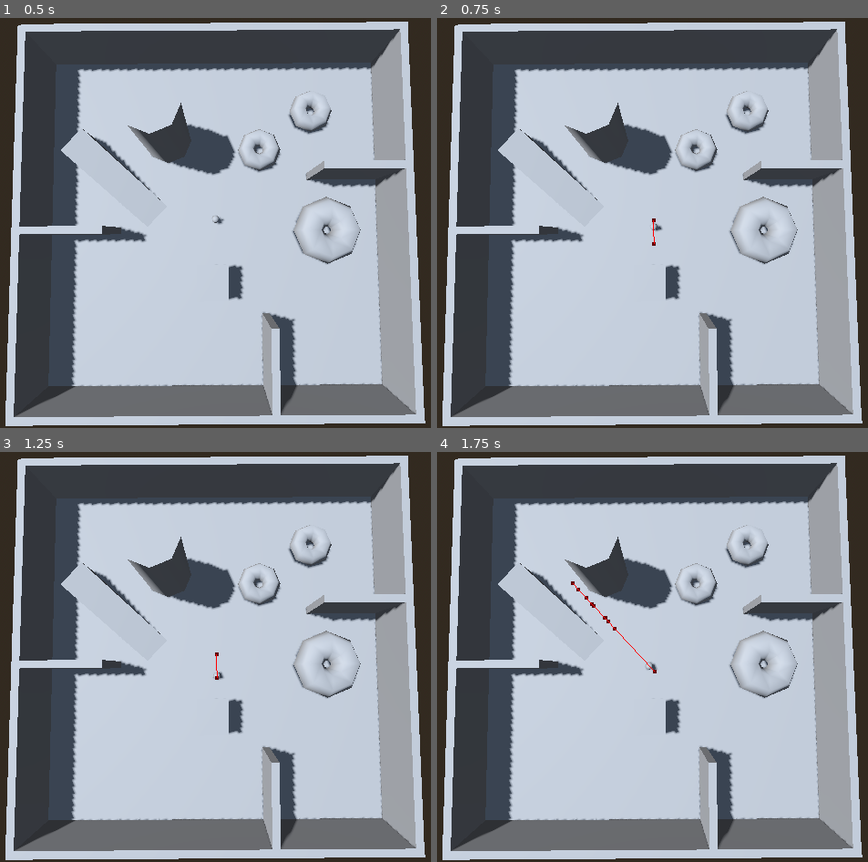
Above: before the commit, frames 1-4 (two rows, left to right).
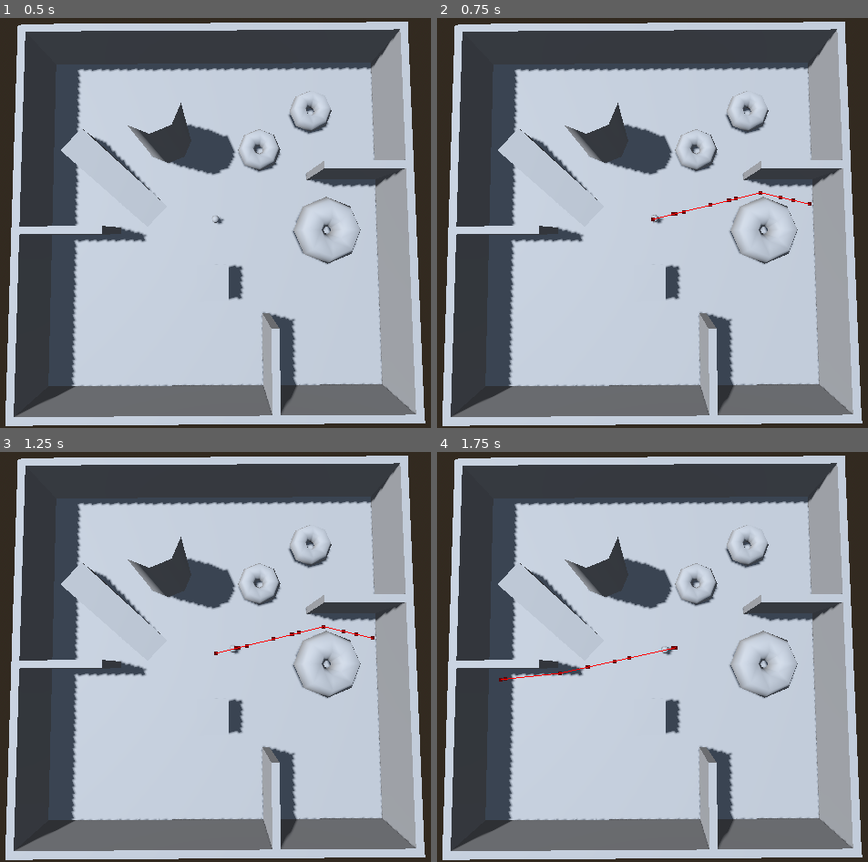
Above: after the commit, the same moments.

Repository: CodyI20/Agents-minigame-godot
Game: Godot game, scene res://Scenes/main_scene.tscn
Two runs of this game, one before a commit and one after it. Both use one fixed random seed, a clock stepped at 60 frames per second and the inputs below.
Inputs (mouse positions are in pixels of both pictures, inside the frame that each line leads up to):
- Up to frame 1 (0.5 s): no input
- Up to frame 2 (0.75 s): tap Enter (ui_accept) at 0.5 s; move the mouse to (816, 202) at 0.52 s; hold Enter (ui_accept) from 0.53 s (still down); click (816, 202) at 0.67 s
- Up to frame 3 (1.25 s): keep holding Enter (ui_accept)
- Up to frame 4 (1.75 s): move the mouse to (505, 677) at 1.27 s; release Enter (ui_accept) at 1.28 s; tap Enter (ui_accept) at 1.35, 1.52 s; click (505, 677) at 1.42 s

Frame 1 is identical in both runs. In frame 2, 0.2% of the frame differs, in the area x 49-87%, y 42-56%; in frame 3, 0.2%; in frame 4, 0.3%, in the area x 14-56%, y 31-56%.

Commit message:
Update
 - Created the Regular agent's functionality ( Left click on the NavMeshRegion to set the target position )

Diff:
--- /dev/null
+++ b/Scenes/Agents/Inherited/patrolling_nav_mesh_agent.tscn
@@ -0,0 +1,5 @@
+[gd_scene load_steps=2 format=3 uid="uid://dnnses0e8j3rn"]
+
+[ext_resource type="PackedScene" uid="uid://b7k3712433utv" path="res://Scenes/Agents/navigation_agent_base.tscn" id="1_bbau2"]
+
+[node name="PatrollingNavMeshAgent" instance=ExtResource("1_bbau2")]
--- /dev/null
+++ b/Scenes/Agents/Inherited/regular_nav_mesh_agent.tscn
@@ -0,0 +1,10 @@
+[gd_scene load_steps=3 format=3 uid="uid://c8ad7o3y5a67d"]
+
+[ext_resource type="PackedScene" uid="uid://b7k3712433utv" path="res://Scenes/Agents/navigation_agent_base.tscn" id="1_hwomq"]
+[ext_resource type="Script" path="res://Scripts/Agents/Regular/regular_nav_mesh_agent.gd" id="2_b43e5"]
+
+[node name="RegularNavMeshAgent" instance=ExtResource("1_hwomq")]
+script = ExtResource("2_b43e5")
+
+[node name="RayCast3D" parent="." index="3"]
+collide_with_areas = true
--- a/Scenes/Agents/navigation_agent.tscn
+++ b/Scenes/Agents/navigation_agent_base.tscn
@@ -1,13 +1,10 @@
-[gd_scene load_steps=4 format=3 uid="uid://b7k3712433utv"]
-
-[ext_resource type="Script" path="res://Scripts/Agents/navigation_agent.gd" id="1_day5k"]
+[gd_scene load_steps=3 format=3 uid="uid://b7k3712433utv"]
 
 [sub_resource type="CapsuleMesh" id="CapsuleMesh_00rwa"]
 
 [sub_resource type="CapsuleShape3D" id="CapsuleShape3D_nsxrq"]
 
-[node name="NavigationAgent" type="CharacterBody3D"]
-script = ExtResource("1_day5k")
+[node name="NavigationAgentBase" type="CharacterBody3D"]
 
 [node name="Model" type="MeshInstance3D" parent="."]
 mesh = SubResource("CapsuleMesh_00rwa")
@@ -18,3 +15,5 @@
 [node name="NavigationAgent3D" type="NavigationAgent3D" parent="."]
 debug_enabled = true
 debug_path_custom_color = Color(0, 0, 0, 1)
+
+[node name="RayCast3D" type="RayCast3D" parent="."]
--- a/Scenes/main_scene.tscn
+++ b/Scenes/main_scene.tscn
@@ -1,6 +1,6 @@
 [gd_scene load_steps=7 format=3 uid="uid://bjr26vmqp1sap"]
 
-[ext_resource type="PackedScene" uid="uid://b7k3712433utv" path="res://Scenes/Agents/navigation_agent.tscn" id="1_2lw2p"]
+[ext_resource type="PackedScene" uid="uid://c8ad7o3y5a67d" path="res://Scenes/Agents/Inherited/regular_nav_mesh_agent.tscn" id="1_dxnpx"]
 
 [sub_resource type="ProceduralSkyMaterial" id="ProceduralSkyMaterial_gintu"]
 
@@ -35,7 +35,7 @@
 
 [node name="RegularAgents" type="Node3D" parent="."]
 
-[node name="NavigationAgent" parent="RegularAgents" instance=ExtResource("1_2lw2p")]
+[node name="RegularNavMeshAgent" parent="RegularAgents" instance=ExtResource("1_dxnpx")]
 transform = Transform3D(1, 0, 0, 0, 1, 0, 0, 0, 1, 0, 1, 0)
 
 [node name="PatrollingAgents" type="Node3D" parent="."]
--- /dev/null
+++ b/Scripts/Agents/Regular/regular_nav_mesh_agent.gd
@@ -0,0 +1,2 @@
+extends NavMeshAgentBase
+class_name RegularNavMeshAgent
--- a/Scripts/Agents/navigation_agent.gd
+++ /dev/null
@@ -1,18 +0,0 @@
-extends CharacterBody3D
-
-@onready var navigation_agent_3d: NavigationAgent3D = $NavigationAgent3D
-
-func _unhandled_input(event: InputEvent) -> void:
-	if event.is_action_pressed("ui_accept"):
-		var random_position := Vector3.ZERO
-		random_position.x = randf_range(-12.5, 12.5)
-		random_position.z = randf_range(-12.5, 12.5)
-		navigation_agent_3d.set_target_position(random_position)
-
-func _physics_process(delta: float) -> void:
-	var destination = navigation_agent_3d.get_next_path_position()
-	var local_destination = destination - global_position
-	var direction = local_destination.normalized()
-
-	velocity = direction * 5.0
-	move_and_slide()
--- /dev/null
+++ b/Scripts/Agents/navigation_agent_base.gd
@@ -0,0 +1,43 @@
+extends CharacterBody3D
+class_name NavMeshAgentBase
+
+@onready var navigation_agent_3d: NavigationAgent3D = $NavigationAgent3D
+
+@export_category("Properties")
+## The speed at which the agent travels
+@export var agent_speed := 5.0
+
+@export_category("Technical properties")
+@onready var ray_cast_3d: RayCast3D = $RayCast3D
+@export var raycast_length := 1000
+
+func _unhandled_input(event: InputEvent) -> void:
+	# Checking if the input event is a mouse button press
+	if event is InputEventMouseButton:
+		# Making sure the LEFT MOUSE BUTTON is pressed
+		if event.pressed and event.button_index == MOUSE_BUTTON_LEFT:
+			var mouse_position = event.position
+			var viewport = get_viewport()
+			var camera = viewport.get_camera_3d()
+
+			if camera:
+				var from = camera.project_ray_origin(mouse_position)
+				var to = from + camera.project_ray_normal(mouse_position) * raycast_length
+
+				# Raycasting
+				ray_cast_3d.global_transform.origin = from
+				ray_cast_3d.target_position = to
+				ray_cast_3d.force_raycast_update()
+
+				if ray_cast_3d.is_colliding():
+					var click_point = ray_cast_3d.get_collision_point()
+					navigation_agent_3d.set_target_position(click_point)
+
+
+func _physics_process(delta: float) -> void:
+	var destination = navigation_agent_3d.get_next_path_position()
+	var local_destination = destination - global_position
+	var direction = local_destination.normalized()
+
+	velocity = direction * 5.0
+	move_and_slide()
--- a/project.godot
+++ b/project.godot
@@ -35,3 +35,16 @@
 "res://Scenes/": "green",
 "res://Scripts/": "blue"
 }
+
+[input]
+
+LeftClick={
+"deadzone": 0.5,
+"events": [Object(InputEventMouseButton,"resource_local_to_scene":false,"resource_name":"","device":-1,"window_id":0,"alt_pressed":false,"shift_pressed":false,"ctrl_pressed":false,"meta_pressed":false,"button_mask":0,"position":Vector2(0, 0),"global_position":Vector2(0, 0),"factor":1.0,"button_index":1,"canceled":false,"pressed":false,"double_click":false,"script":null)
+]
+}
+RightClick={
+"deadzone": 0.5,
+"events": [Object(InputEventMouseButton,"resource_local_to_scene":false,"resource_name":"","device":-1,"window_id":0,"alt_pressed":false,"shift_pressed":false,"ctrl_pressed":false,"meta_pressed":false,"button_mask":0,"position":Vector2(0, 0),"global_position":Vector2(0, 0),"factor":1.0,"button_index":2,"canceled":false,"pressed":false,"double_click":false,"script":null)
+]
+}
